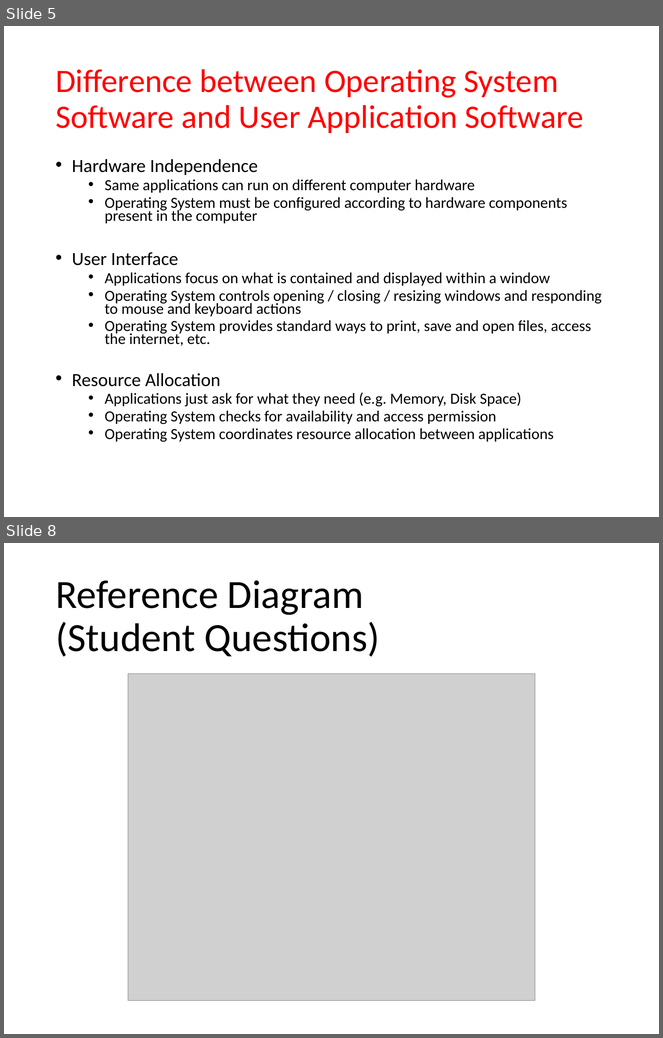
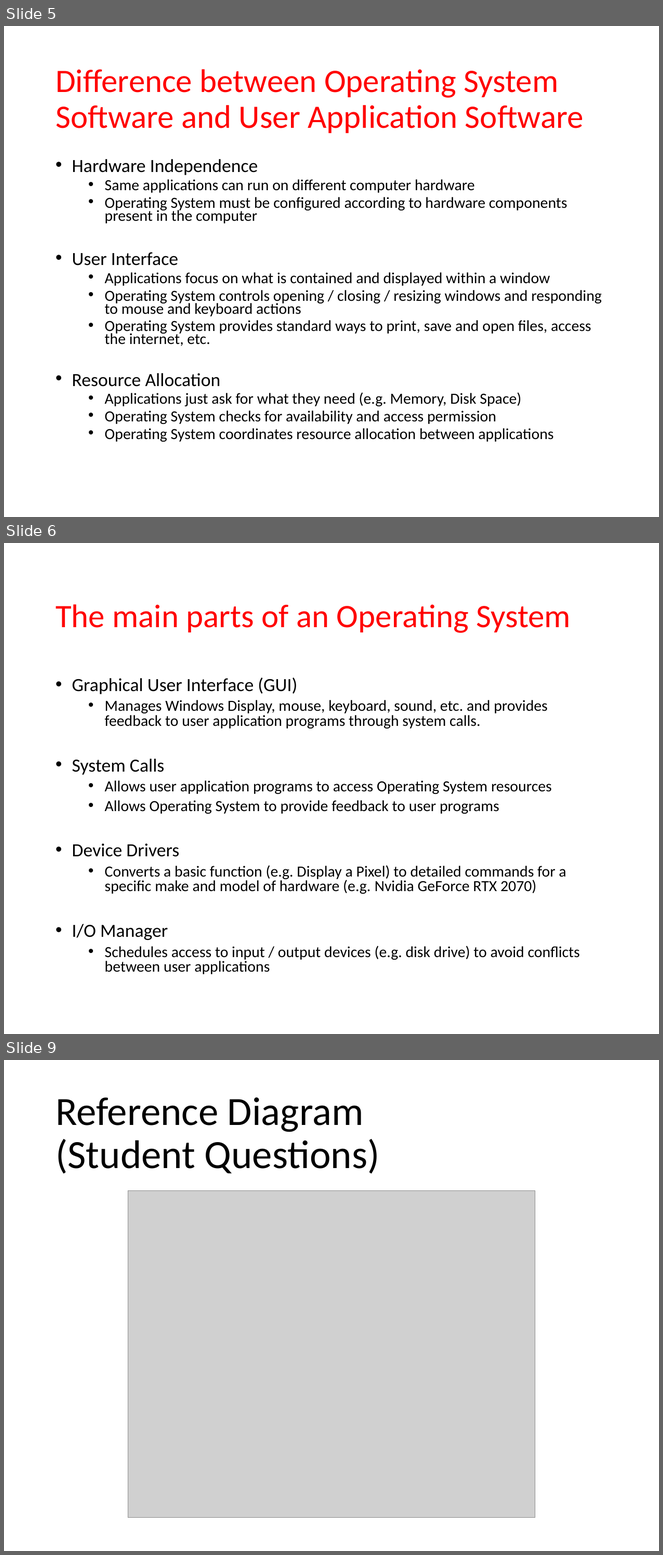
Before and after one commit to Greg5519/ICS2O0, a slide deck: Topic A Understanding Computers/A.6 Lesson - Operating Systems.pptx. Shown one above the other, each under a label of ours: slides 5 and 8 before the commit, slides 5, 6 and 9 after it; the slides between them are not shown. The pictures are 663x1038 and 663x1555 pixels, drawn with LibreOffice and Linux fonts; fonts in the diff are those of the drawing; grey boxes stand for pictures. Boxes give left, top, right and bottom in pixels: in the first picture for what was removed or moved away, otherwise in the second. Text is boxed around its words. In the diff, an @@ line names an element or a change of style, - is before the commit and + after.

```diff
--- a/Topic A Understanding Computers/A.6 Lesson - Operating Systems.pptx
+++ b/Topic A Understanding Computers/A.6 Lesson - Operating Systems.pptx
@@ slide 6 added at [4, 543, 659, 1034], background #FFFFFF @@
@@ title added at [55, 604, 571, 633], 36 pt, text #FF0000 @@
+The main parts of an Operating System
@@ text added at [72, 678, 580, 975], 17 pt, text #000000 @@
+• Graphical User Interface (GUI)
+  • Manages Windows Display, mouse, keyboard, sound, etc. and provides feedback to user application programs through system calls.
+• System Calls
+  • Allows user application programs to access Operating System resources
+  • Allows Operating System to provide feedback to user programs
+• Device Drivers
+  • Converts a basic function (e.g. Display a Pixel) to detailed commands for a specific make and model of hardware (e.g. Nvidia GeForce RTX 2070)
+• I/O Manager
+  • Schedules access to input / output devices (e.g. disk drive) to avoid conflicts between user applications
@@ what was slide 8 is now slide 9 @@
```
Also in this commit, not shown: 2 slides changed, 4 other files.
